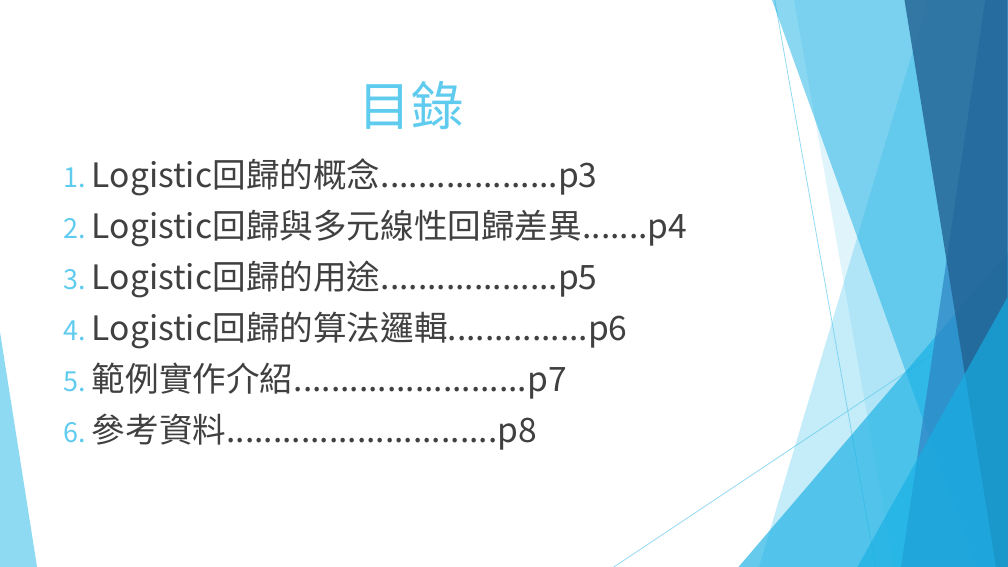
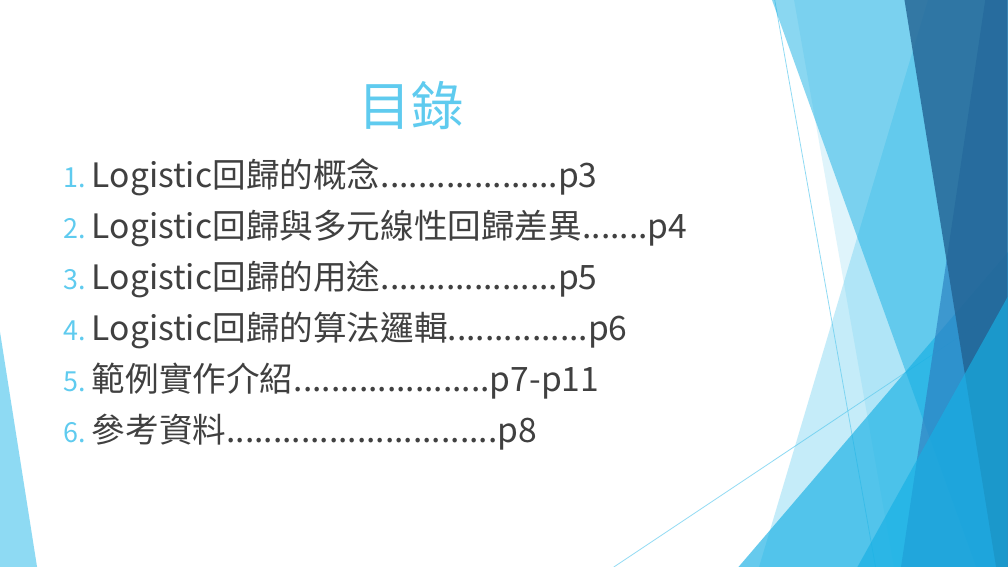
Before and after one commit to Intenfas/nfu_40341152_MINYUE_new, a slide deck: slide 2 of 計算分析_Logistic Regression.pptx. Drawn at 1008x567 pixels with LibreOffice and Linux fonts; fonts in the diff are those of the drawing. Boxes give left, top, right and bottom in pixels: in the first picture for what was removed or moved away, otherwise in the second. Text is boxed around its words. In the diff, an @@ line names an element or a change of style, - is before the commit and + after.

```diff
--- a/計算分析_Logistic Regression.pptx
+++ b/計算分析_Logistic Regression.pptx
@@ text at <box>92,362,599,399</box>: text changed @@
-5. 範例實作介紹.........................p7
+5. 範例實作介紹.....................p7-p11
```
Also in this commit, not shown: 4 slides added, 1 other file.
